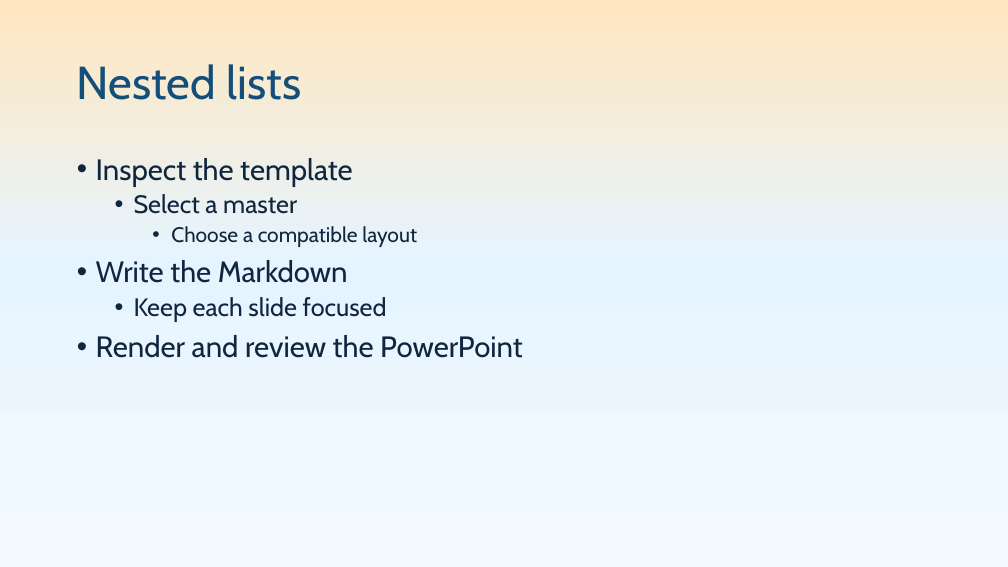
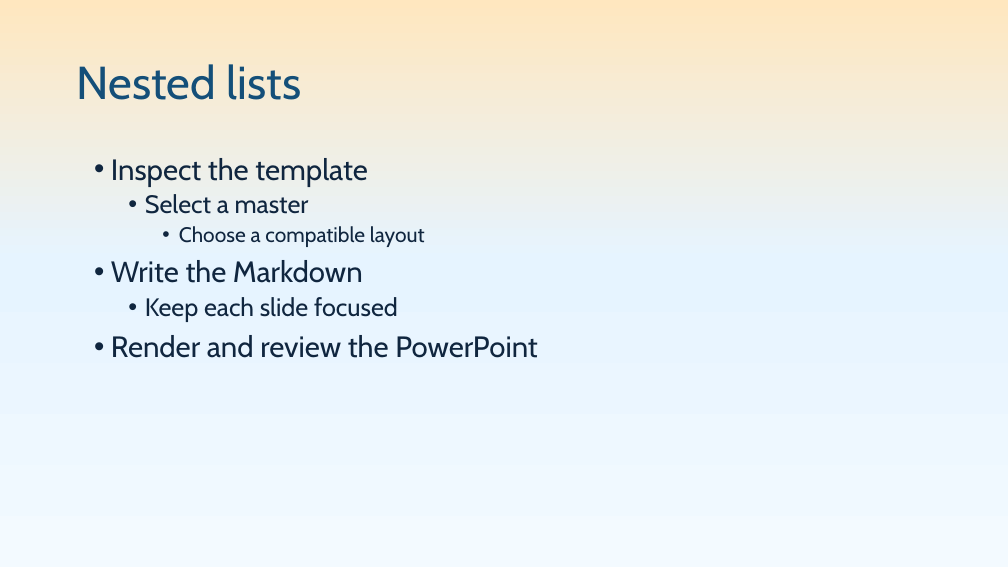
Before and after one commit to pseudosavant/markdown-pptx, a slide deck: slide 22 of sample/showcase.pptx (slide 20 before the commit). Drawn at 1008x567 pixels with LibreOffice and Linux fonts; fonts in the diff are those of the drawing. Boxes give left, top, right and bottom in pixels: in the first picture for what was removed or moved away, otherwise in the second. Text is boxed around its words. In the diff, an @@ line names an element or a change of style, - is before the commit and + after.

Commit message:
Expand Markdown support and use ps-python-pptx public APIs

```diff
--- a/sample/showcase.pptx
+++ b/sample/showcase.pptx
@@ text "Inspect the template" at box(111, 158, 538, 358): indent changed @@
```
Also in this commit, not shown: 7 other slides changed, 3 slides added, 16 other files.
